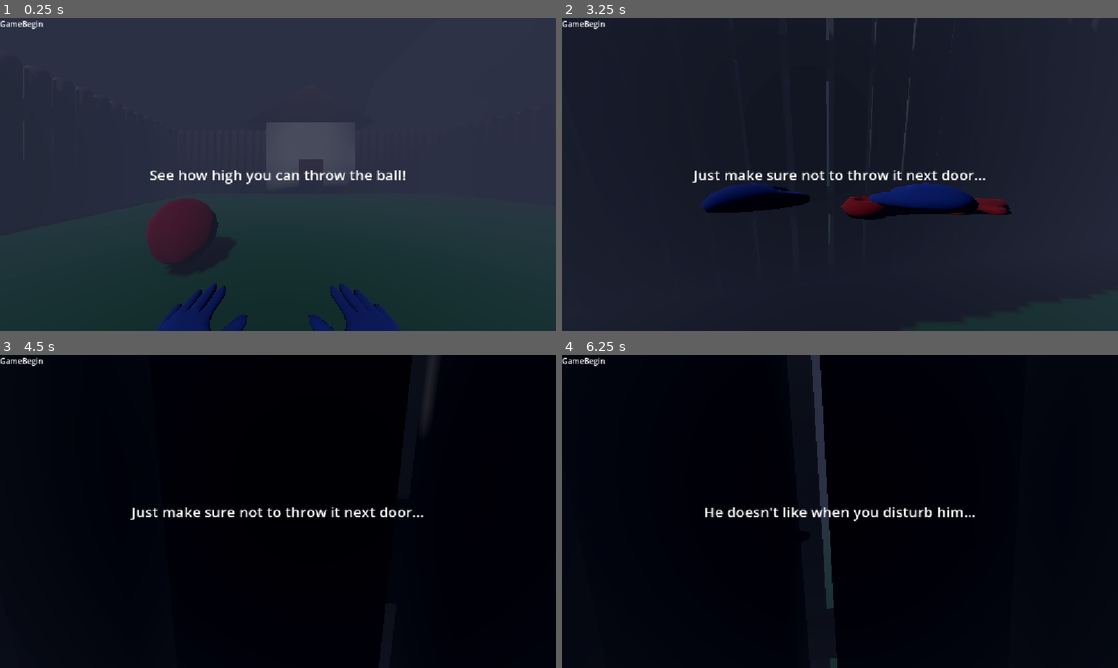
Above: before the commit, frames 1-4 (two rows, left to right).
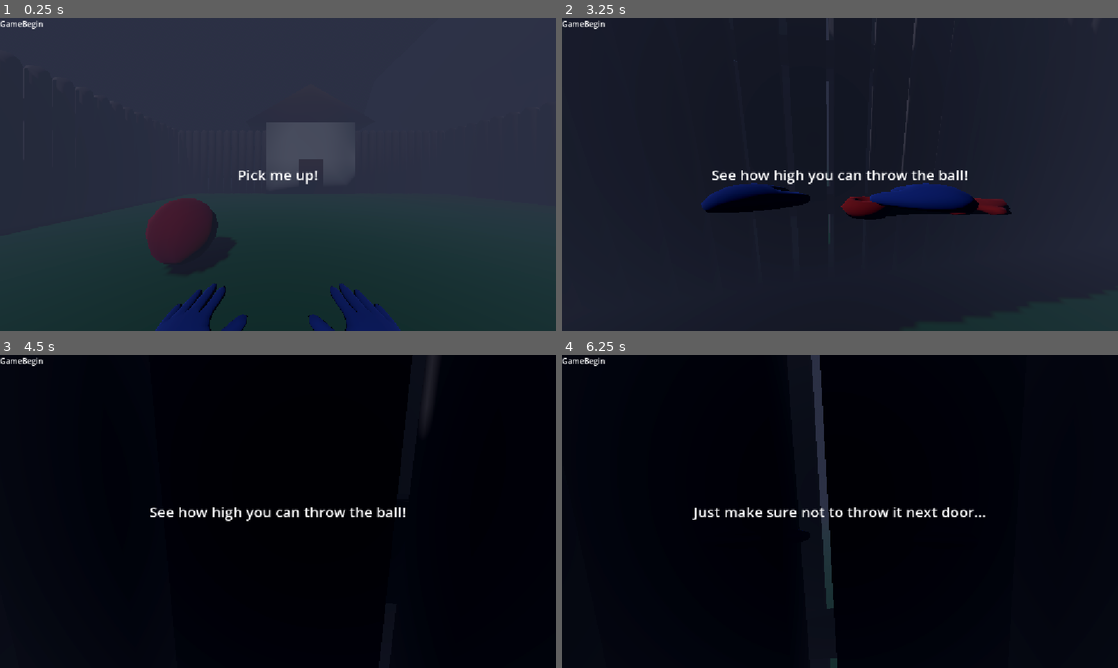
Above: after the commit, the same moments.

Repository: Kasairoo/DervilBallHackclubHaven
Game: Godot game, scene res://Objects/Manage/SceneManager.tscn
The game is run twice, just before and just after one commit, with the same random seed, the same clock (stepped at 60 frames per second) and the same inputs.
Inputs (mouse positions are in pixels of both pictures, inside the frame that each line leads up to):
- Up to frame 1 (0.25 s): no input
- Up to frame 2 (3.25 s): tap Enter (ui_accept) at 0.5, 0.77, 1.52, 3.02 s; move the mouse to (962, 158) at 0.52 s; hold D (PlayerRight) 0.53-1.28 s; click (962, 158) at 0.6 s; move the mouse to (812, 174) at 1.27 s; hold W (PlayerForward) from 1.28 s (still down); right-click (812, 174) at 1.35 s; move the mouse to (851, 168) at 2.02 s; click (851, 168) at 2.1 s; move the mouse to (834, 180) at 2.77 s; right-click (834, 180) at 2.85 s
- Up to frame 3 (4.5 s): keep holding W (PlayerForward); move the mouse to (316, 514) at 3.52 s; click (316, 514) at 3.6 s; tap Enter (ui_accept) at 3.77 s; move the mouse to (233, 508) at 4.27 s; right-click (233, 508) at 4.35 s
- Up to frame 4 (6.25 s): tap Enter (ui_accept) at 4.52, 6.02 s; move the mouse to (845, 511) at 5.02 s; click (845, 511) at 5.1 s; move the mouse to (817, 505) at 5.77 s; release W (PlayerForward) at 5.78 s; hold D (PlayerRight) from 5.78 s (still down); right-click (817, 505) at 5.85 s

The runs differ from the first frame. In frame 1, 0.8% of the frame differs, in the area x 27-73%, y 48-54%; in frame 2, 1.0%; in frame 3, 1.0%, in the area x 23-77%, y 48-54%; in frame 4, 1.0%.

Commit message:
final starter text tasks
also tells u to "pick up" keys!!!!!!!!!!!!

Diff:
--- a/devil-ball-hackclub-haven/Objects/Pickables/pickable.gd
+++ b/devil-ball-hackclub-haven/Objects/Pickables/pickable.gd
@@ -25,5 +25,5 @@
 	else:
 		freeze = false
 		set_collision_layer_value(1, true)
-
-	Global.AddCommand("Nothing to see here!")
+func _ready() -> void:
+			Global.AddCommand("Pick me up!")
